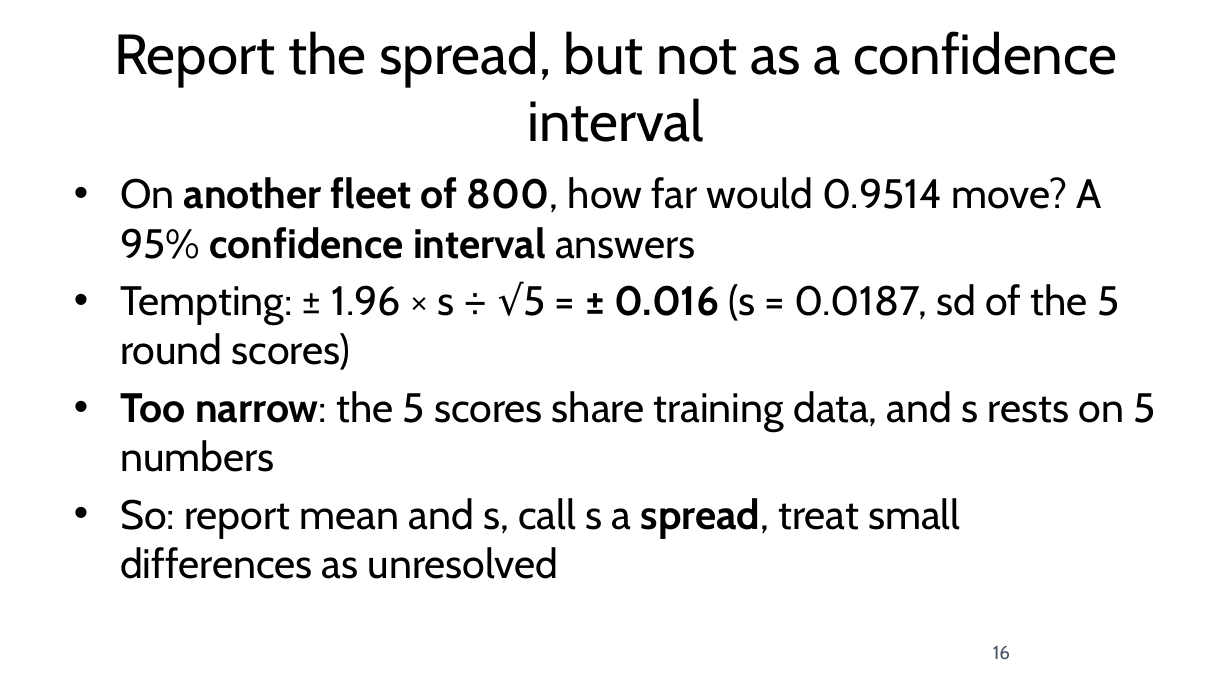
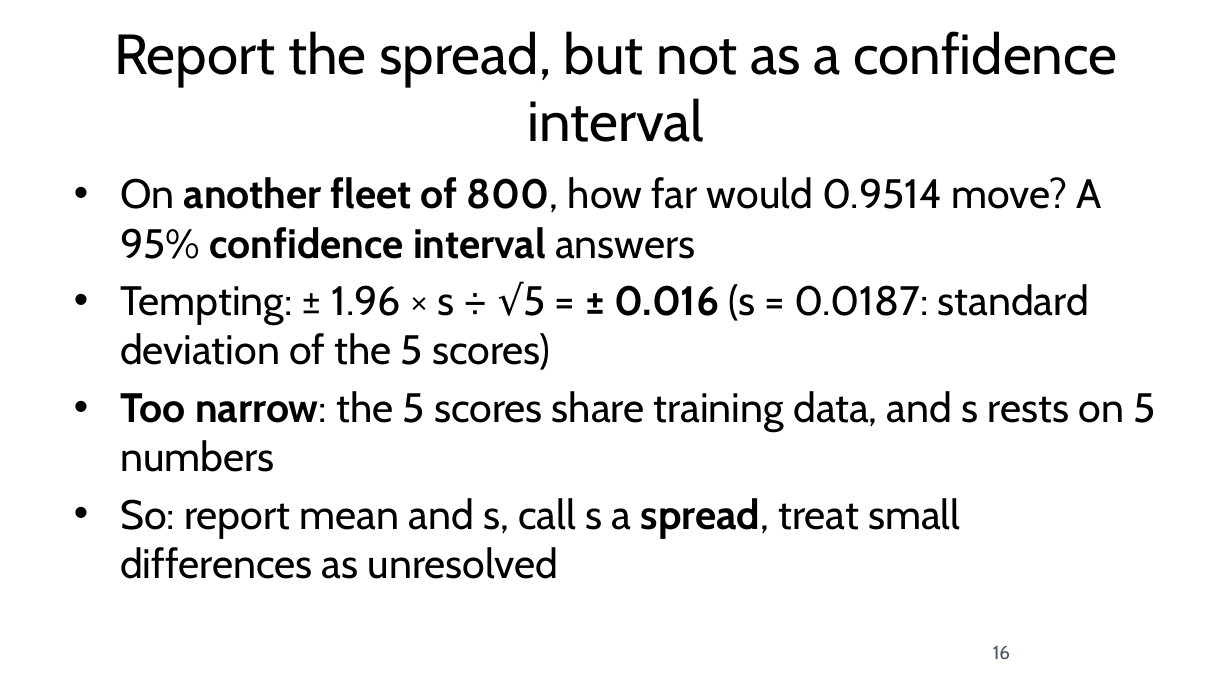
Before and after one commit to fabioantonini/technologies-for-artificial-intelligence, a slide deck: slide 16 of Lessons/05_experimental_methodology/Slides/experimental_methodology_slides.pptx. Drawn at 1232x693 pixels with LibreOffice and Linux fonts; fonts in the diff are those of the drawing; background and template pictures are left out. Boxes give left, top, right and bottom in pixels: in the first picture for what was removed or moved away, otherwise in the second. Text is boxed around its words. In the diff, an @@ line names an element or a change of style, - is before the commit and + after.

```diff
--- a/Lessons/05_experimental_methodology/Slides/experimental_methodology_slides.pptx
+++ b/Lessons/05_experimental_methodology/Slides/experimental_methodology_slides.pptx
@@ text at [120,284,1089,370]: text changed @@
-• Tempting: ± 1.96 × s ÷ √5 = ± 0.016 (s = 0.0187, sd of the 5 round scores)
+• Tempting: ± 1.96 × s ÷ √5 = ± 0.016 (s = 0.0187: standard deviation of the 5 scores)
```
Also in this commit, not shown: 7 other files.
